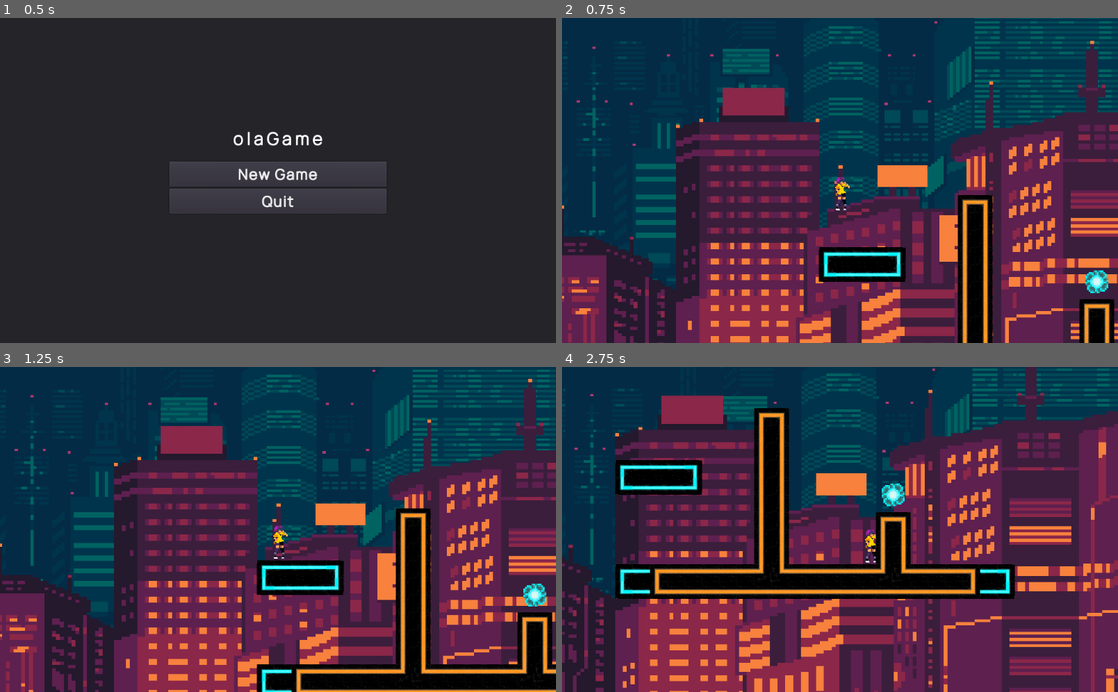
Above: before the commit, frames 1-4 (two rows, left to right).
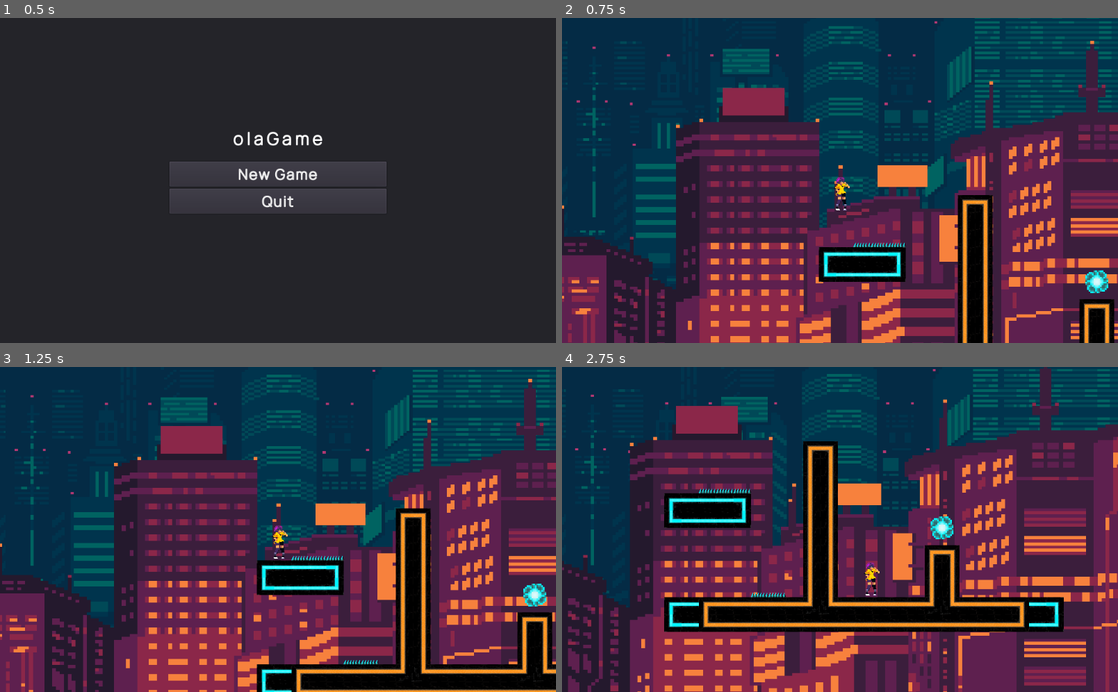
Above: after the commit, the same moments.

Repository: ivancdlarrain/olaGames
Game: Godot game, scene res://scenes/menus/Main_menu.tscn
Same seed, same stepped clock (60 frames per second), same inputs: the game is played once before the commit and once after it.
Inputs:
- Up to frame 1 (0.5 s): no input
- Up to frame 2 (0.75 s): click "New Game" at 0.5 s
- Up to frame 3 (1.25 s): no input
- Up to frame 4 (2.75 s): hold Space (special) 1.28-2.03 s; hold D (WASD_right) from 1.28 s (still down); tap W (WASD_up) at 1.52, 2.27 s; tap Space (special) at 2.1 s

Frame 1 is identical in both runs. In frame 2, 0.1% of the frame differs, in the area x 52-62%, y 69-71%; in frame 3, 0.2%; in frame 4, 58%, in the area x 0-100%, y 0-100%.

Commit message:
fixed pre fall jump
- fixed bug caused by missing condition  on _input method

Diff:
--- a/assets/Player.tscn
+++ b/assets/Player.tscn
@@ -28,7 +28,7 @@
 current = true
 
 [node name="CoyoteTimer" type="Timer" parent="."]
-wait_time = 0.07
+wait_time = 0.05
 one_shot = true
 
 [node name="DashCooldown" type="Timer" parent="."]
--- a/scenes/test01.tscn
+++ b/scenes/test01.tscn
@@ -54,6 +54,7 @@
 [node name="PurpleTiles" parent="." instance=ExtResource( 4 )]
 
 [node name="BlueSpikes" parent="." instance=ExtResource( 10 )]
+tile_data = PoolIntArray( 393220, 0, 0, 393221, 0, 0, 393222, 0, 0, 786439, 0, 0, 786440, 0, 0 )
 
 [node name="OrangeSpikes" parent="." instance=ExtResource( 8 )]
 tile_data = PoolIntArray(  )
--- a/scripts/colors.gd
+++ b/scripts/colors.gd
@@ -29,14 +29,15 @@
 	parent._apply_movement()
 	parent._tile_detection()
 	#print(states.keys()[state])
-	print(parent.jump_pressed)
+	#print(parent.jump_pressed)
+	print(parent.is_on_floor())
 
 func _input(event):
 	if event.is_action_pressed('WASD_up'):
 		parent.jump_pressed = true
 		parent.remember_jump()
 
-	if [states.idle, states.run].has(state):
+	if [states.idle, states.run, states.pre_fall].has(state):
 		if parent.jump_pressed:
 			parent.velocity.y = -parent.jump_speed
 
